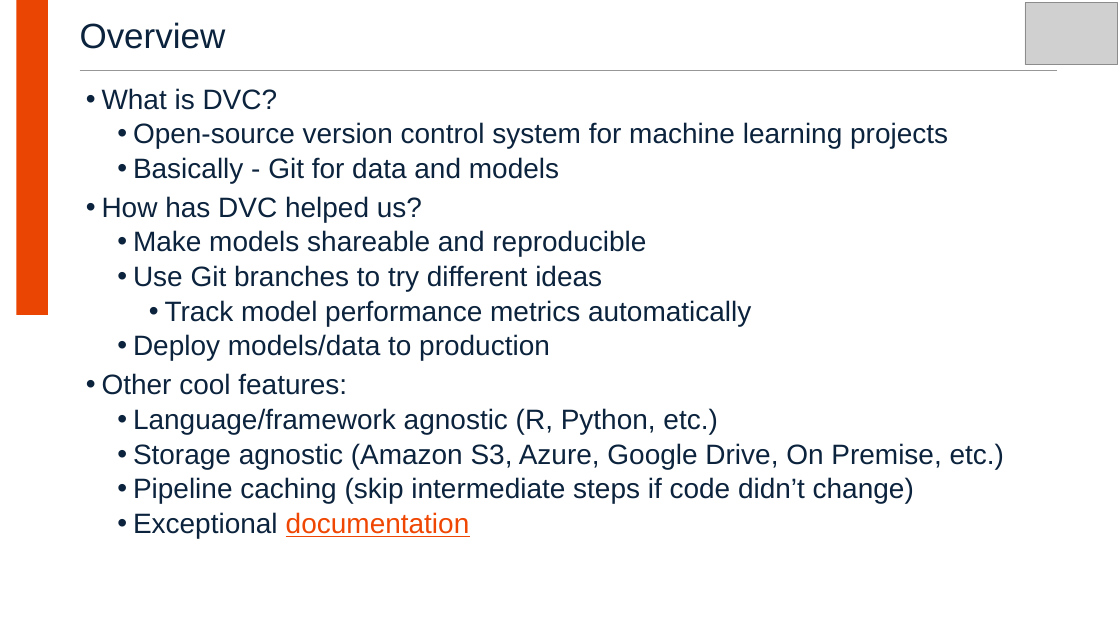
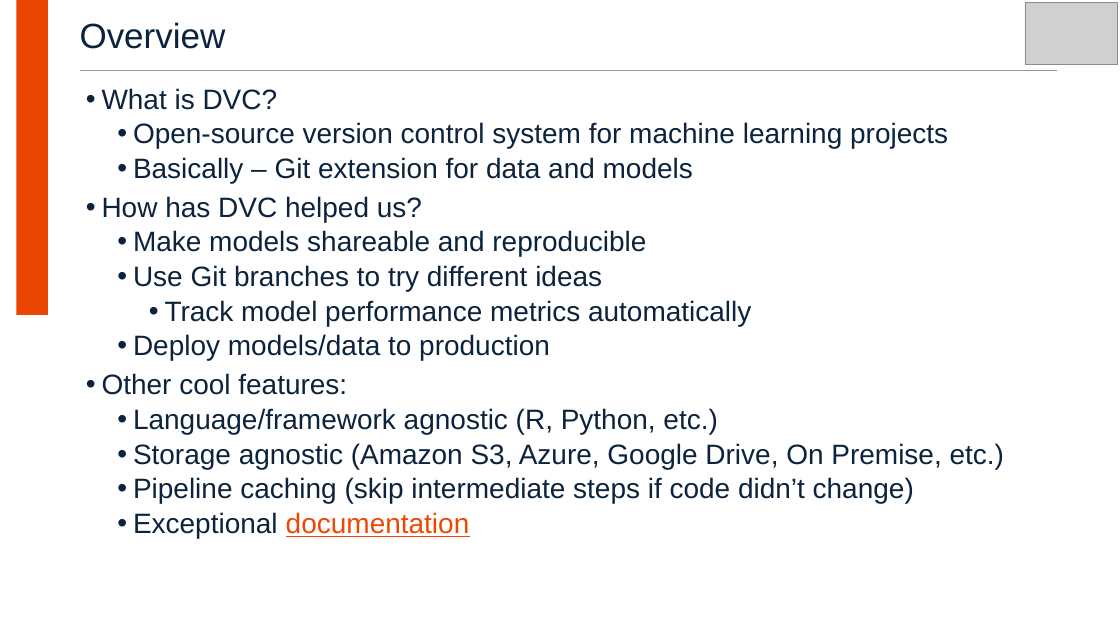
Before and after one commit to scottflaska/nfl-tac, a slide deck: slide 2 of 2022/slides.pptx. Drawn at 1120x630 pixels with LibreOffice and Linux fonts; fonts in the diff are those of the drawing; grey boxes stand for pictures; background and template pictures are left out. Boxes give left, top, right and bottom in pixels: in the first picture for what was removed or moved away, otherwise in the second. Text is boxed around its words. In the diff, an @@ line names an element or a change of style, - is before the commit and + after.

Commit message:
updated slides and commented scripts

```diff
--- a/2022/slides.pptx
+++ b/2022/slides.pptx
@@ text at (133, 157, 693, 183): text changed @@
-  • Basically - Git for data and models
+  • Basically – Git extension for data and models
```
Also in this commit, not shown: 3 other files.
